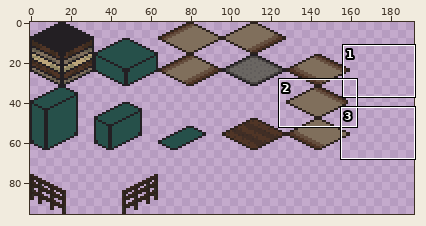
Pixel-art file -- Assets/Sprites/exterior-iso-tiles.aseprite. The first picture is a wide view before the edit; the outline marks the close-up.
Close-up. Before:
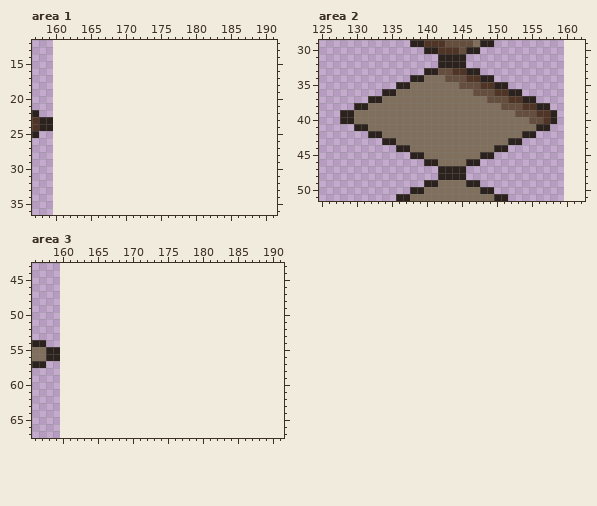
160x96 pixels, 1 frame. Colours within 5 levels of each other are drawn and written as one. Shown: area 1: x 157..191, y 12..36; area 2: x 125..162, y 29..51; area 3: x 156..191, y 43..67. The old version is drawn lined up with the new one, on the new canvas. The commit also changed other parts of the picture, which this record leaves out.
The result:
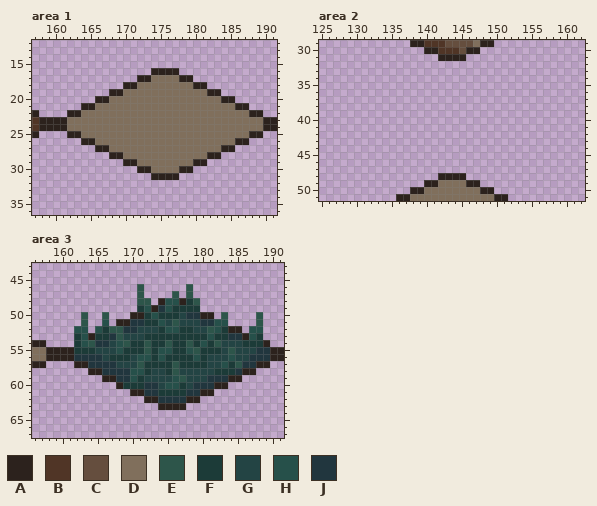
Palette (. is transparent): A #2c221d  B #503526  C #654e3e  D #806f5c  E #2d554a  F #1c3b38  G #234444  H #26504a  J #21363e
Difference:
canvas 160x96 -> 192x96
Changed rows in their new state; - is an unchanged pixel.
Area 1:
first column x 160:
16 --------------AAAA--------------
17 ------------AADDDDAA------------
18 ----------AADDDDDDDDAA----------
19 --------AADDDDDDDDDDDDAA--------
20 ------AADDDDDDDDDDDDDDDDAA------
21 ----AADDDDDDDDDDDDDDDDDDDDAA----
22 --AADDDDDDDDDDDDDDDDDDDDDDDDAA--
23 AADDDDDDDDDDDDDDDDDDDDDDDDDDDDAA
24 AADDDDDDDDDDDDDDDDDDDDDDDDDDDDAA
25 --AADDDDDDDDDDDDDDDDDDDDDDDDAA--
26 ----AADDDDDDDDDDDDDDDDDDDDAA----
27 ------AADDDDDDDDDDDDDDDDAA------
28 --------AADDDDDDDDDDDDAA--------
29 ----------AADDDDDDDDAA----------
30 ------------AADDDDAA------------
31 --------------AAAA--------------
Area 2:
first column x 128:
32 --------------....-------------
33 ------------........-----------
34 ----------............---------
35 --------................-------
36 ------....................-----
37 ----........................---
38 --............................-
39 ...............................
40 ...............................
41 --............................-
42 ----........................---
43 ------....................-----
44 --------................-------
45 ----------............---------
46 ------------........-----------
47 --------------....-------------
Area 3:
first column x 160:
46 -----------E------E-------------
47 -----------E----E-E-------------
48 -----------EE-AHHAFE------------
49 -----------FHAJHFFFF------------
50 ---E--E---AAFHFFFGJJAA-E----E---
51 ---E--H-AAJJFFHGEGGGJJHH----E---
52 --HH-HFEEJJGGGFHHFFGGEHFAA-HH---
53 --FHAFFJEGGGFFFFFFFFFHFFJJAHF---
54 --FHEJJGHEFFEFFEFFEFHFEGGGFFFA--
55 AAFFFGGGHFFFEFHHFFHEFFFGEGGGJJAA
56 AAJJJJGFFFGHHFHFFFFHFGGGHGGJJJAA
57 --AAJJJJGGGEFFFFEFFFFGGHFEJJAA--
58 ----AAJJJJHHFGGFEGGGGGFFFJAA----
59 ------AAJJHFGGGGHEGGGJJJAA------
60 --------AFFFJJGHHFGJJJAA--------
61 ----------AAJJFFFFJJAA----------
62 ------------AAJJJJAA------------
63 --------------AAAA--------------
